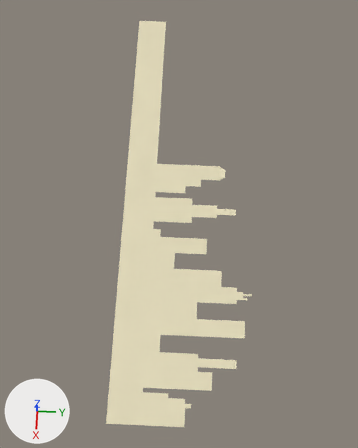
One commit to the Blender file TransformersGame/Blender/city_bakground.blend: the scene before it, then after it.
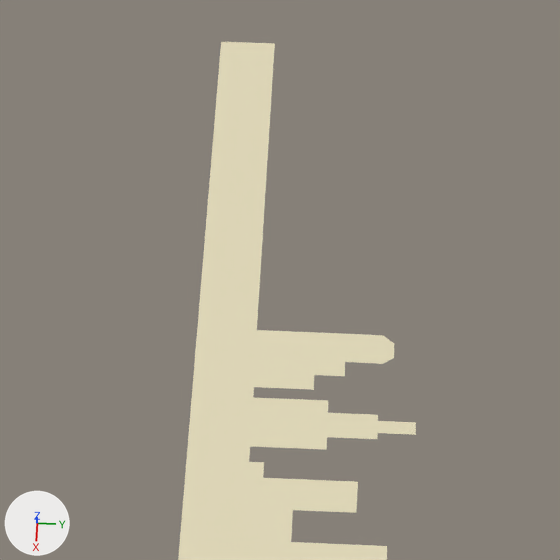
There are two pictures of each version: one whole from a camera (50 mm lens) standing at (6.0, 4.2, 30.8) and looking at (-4.2, 3.8, -0.5), one close up on the part from 8% to 86% of the width and 0% to 62% of the height. Arrows for +X, +Y and +Z are at lower left; the lights stay in place.
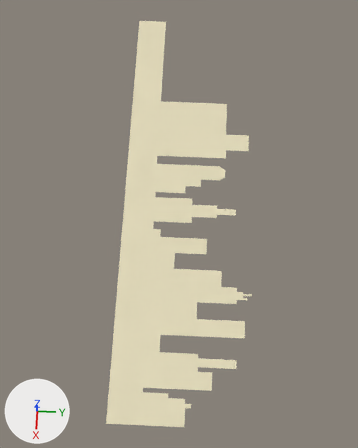
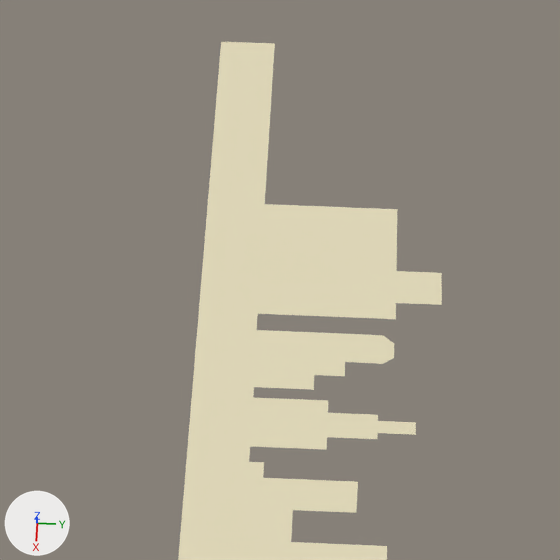
Where the newer file only moved an object's origin or applied its transform, the numbers keep the older frame.

Diff of the bpy script that builds the scene:
```diff
--- a/TransformersGame/Blender/city_bakground.blend.py
+++ b/TransformersGame/Blender/city_bakground.blend.py
@@ me_plane @@
 # used by ob_plane; location = (-0.24, 1.1, 0.0); scale = (5.37, 1.0, 1.0)
-me_plane.from_pydata(...)  # 780 vertices, 633 faces; spans x -3.67..1.58, y -1.0..7.41, z 0.0
+me_plane.from_pydata(...)  # 3619 vertices, 1410 faces; spans x -3.67..1.58, y -1.0..7.41, z 0.0
+# me_plane part 1: 2839 vertices added at x -3.67..-1.49, y -1.0..7.2, z 0.0
 me_plane.materials.append(mat_material)
```

Where the change shows, as pixel boxes (x1, y1, x2, y2) in the close-ups (560 x 560 px):
'Plane', reshaped
    before: (178, 42, 416, 560)
    after: (178, 42, 442, 560)
part 1 of me_plane, added (beige)
    after: (195, 42, 442, 358)
